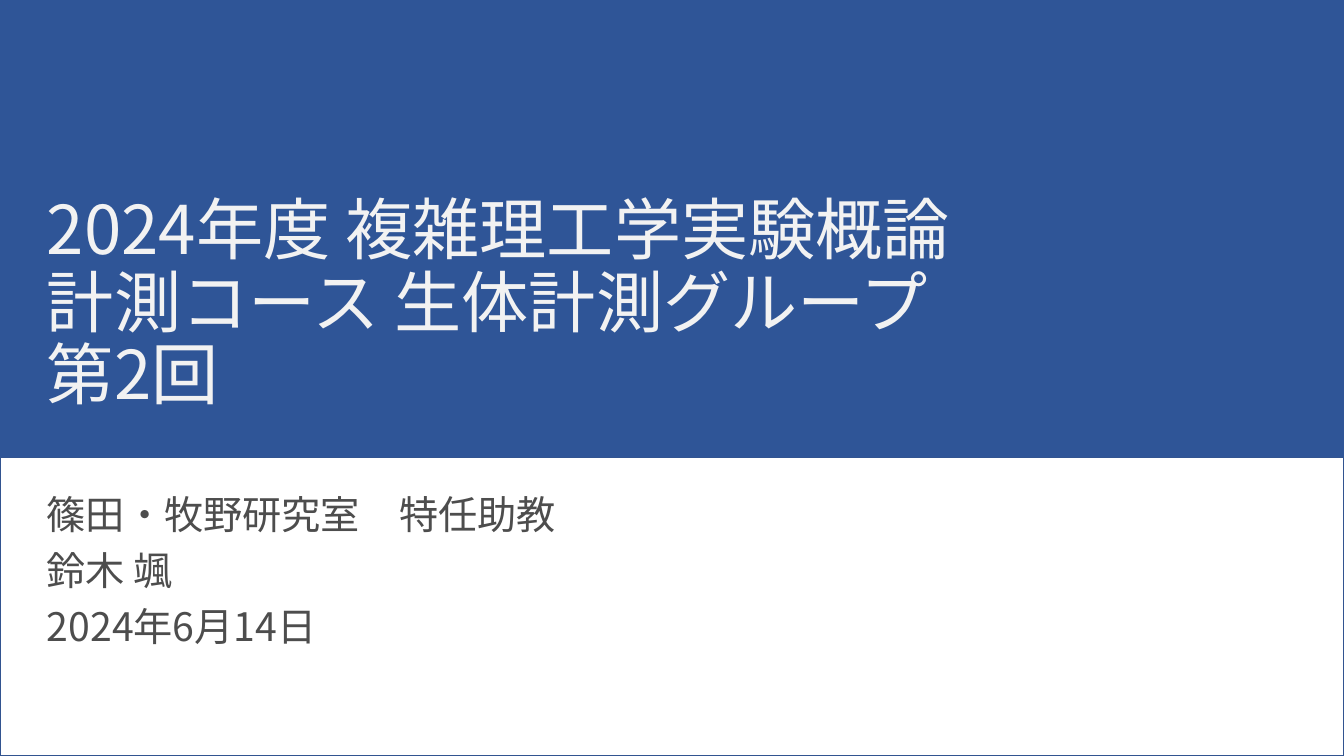
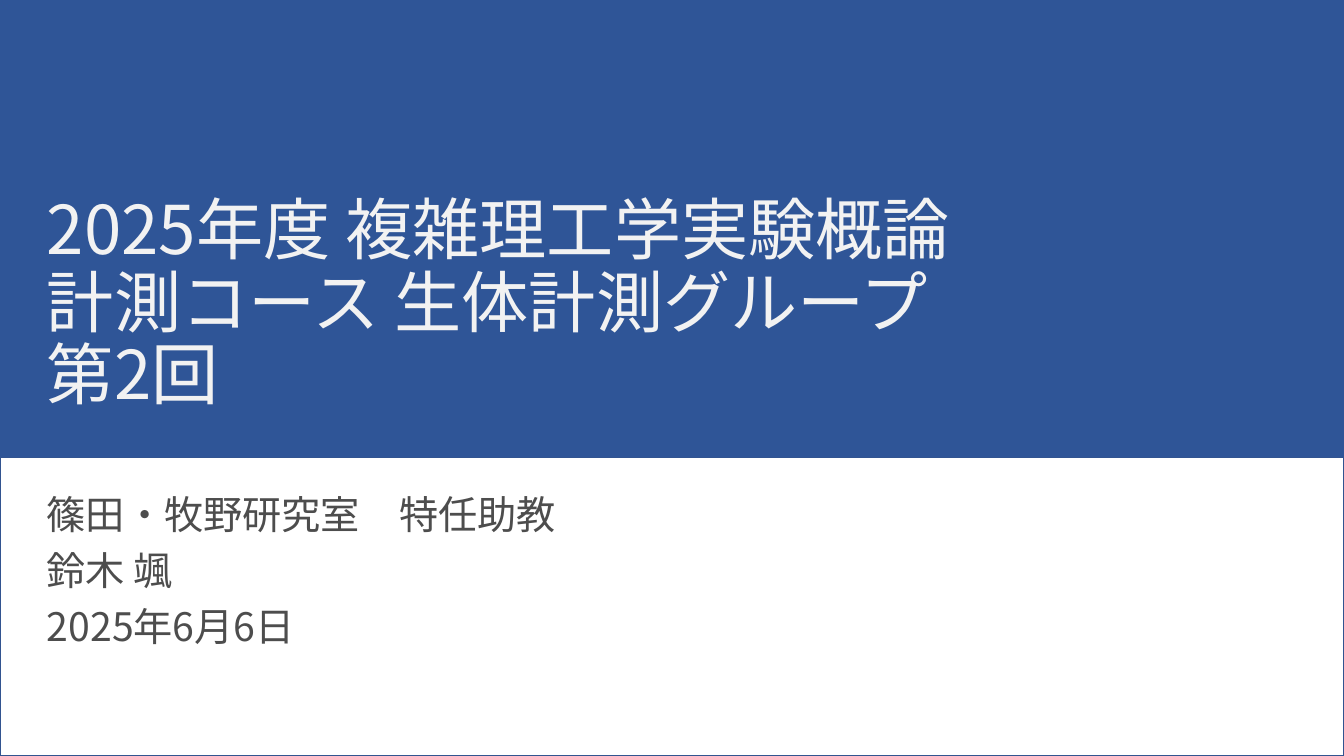
Before and after one commit to shinolab/fukuzatu_jikken, a slide deck: slide 1 of ppt/Day2_appendix.pptx. Drawn at 1344x756 pixels with LibreOffice and Linux fonts; fonts in the diff are those of the drawing. Boxes give left, top, right and bottom in pixels: in the first picture for what was removed or moved away, otherwise in the second. Text is boxed around its words. In the diff, an @@ line names an element or a change of style, - is before the commit and + after.

```diff
--- a/ppt/Day2_appendix.pptx
+++ b/ppt/Day2_appendix.pptx
@@ title at bbox=[47, 197, 950, 405]: text changed @@
-2024年度 複雑理工学実験概論
-計測コース 生体計測グループ
-第2回
+2025年度 複雑理工学実験概論
+計測コース 生体計測グループ
+第2回
@@ subtitle at bbox=[47, 608, 295, 644]: text changed @@
-2024年6月14日
+2025年6月6日
```
Also in this commit, not shown: 3 other files.
